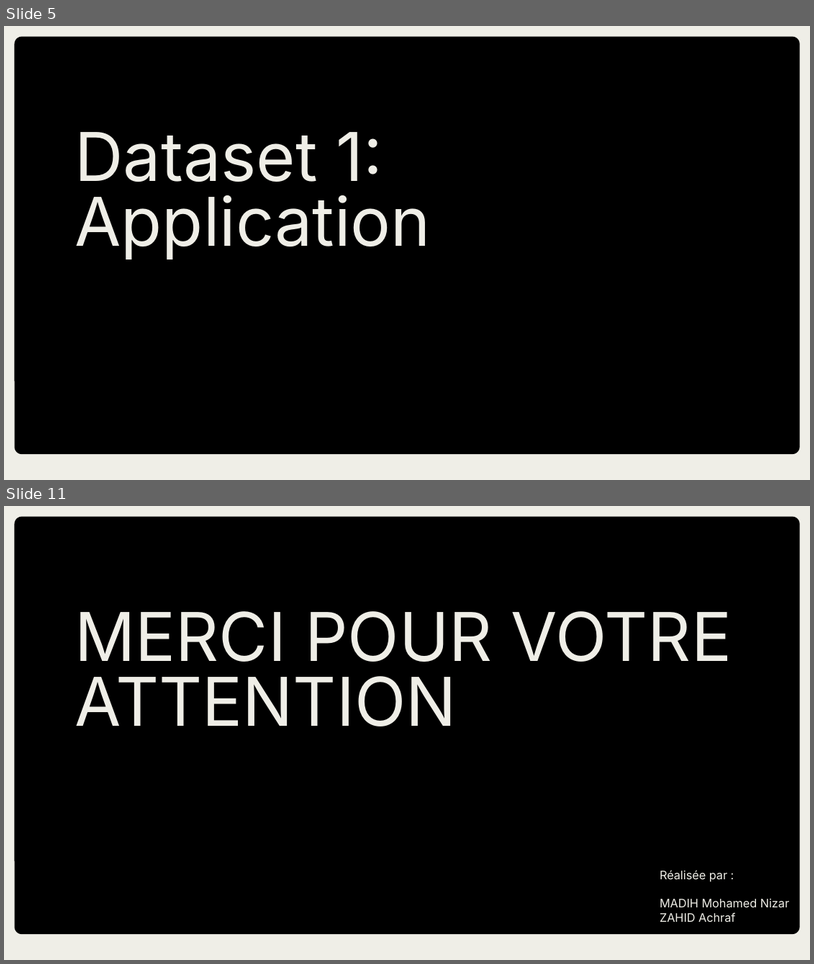
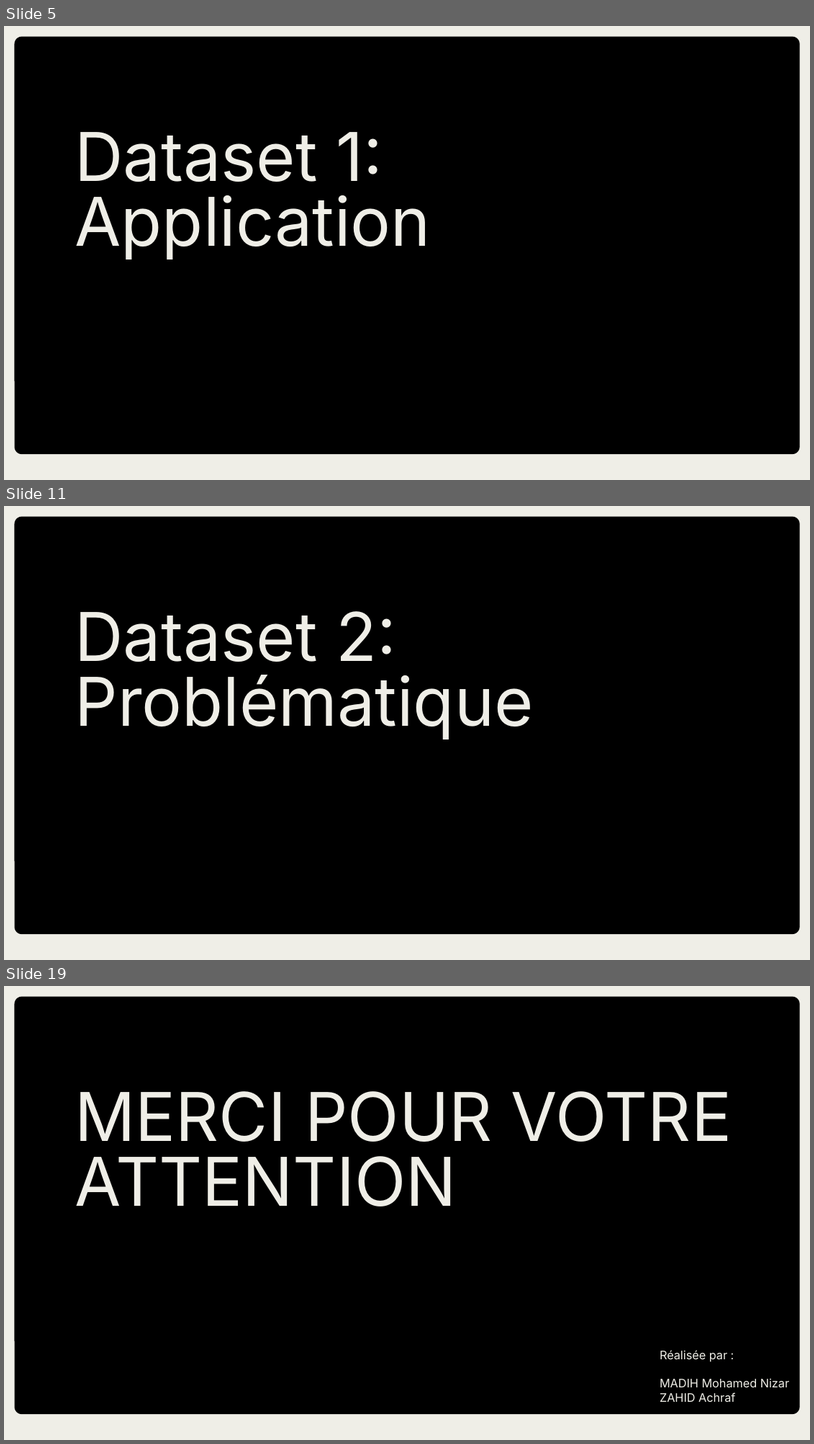
Before and after one commit to nizarover/Projet-Data-Analyst, a slide deck: Projects/Data Analyst/Presentation ACP.pptx. Shown one above the other, each under a label of ours: slides 5 and 11 before the commit, slides 5, 11 and 19 after it; the slides between them are not shown. The pictures are 814x964 and 814x1444 pixels, drawn with LibreOffice and Linux fonts; fonts in the diff are those of the drawing. Boxes give left, top, right and bottom in pixels: in the first picture for what was removed or moved away, otherwise in the second. Text is boxed around its words. In the diff, an @@ line names an element or a change of style, - is before the commit and + after.

```diff
--- a/Projects/Data Analyst/Presentation ACP.pptx
+++ b/Projects/Data Analyst/Presentation ACP.pptx
@@ slide 11 added at [4,506,810,960], background #EFEEE7; not listed: 1 template element that a slide beside it also shows @@
@@ title added at [75,611,534,739], 60 pt, text #EFEEE7 @@
+Dataset 2:
+Problématique
@@ what was slide 11 is now slide 19 @@
```
Also in this commit, not shown: 7 slides changed, 7 other slides added, 3 other files.
